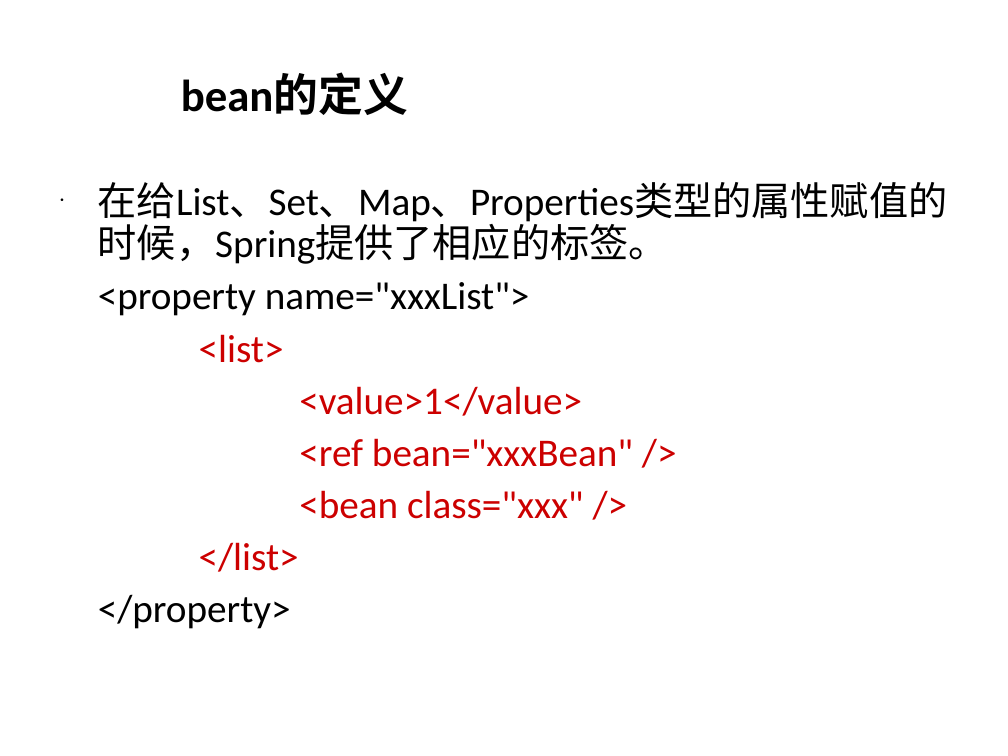
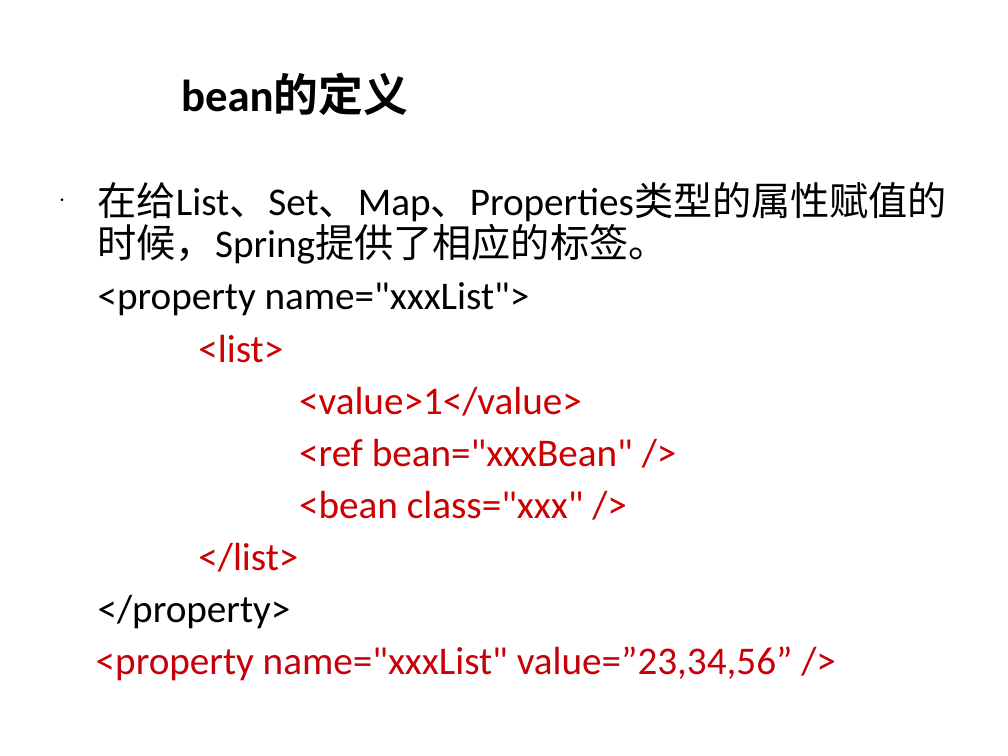
Before and after one commit to burstinair/clouddrive, a slide deck: slide 15 of Spring 学习分享.ppt (slide 19 before the commit). Drawn at 1008x756 pixels with LibreOffice and Linux fonts; fonts in the diff are those of the drawing; background and template pictures are left out. Boxes give left, top, right and bottom in pixels: in the first picture for what was removed or moved away, otherwise in the second. Text is boxed around its words. In the diff, an @@ line names an element or a change of style, - is before the commit and + after.

```diff
--- a/Spring 学习分享.ppt
+++ b/Spring 学习分享.ppt
@@ text at [96,646,793,681]: paragraph added @@
+<property name="xxxList" value=”23,34,56” />
```
Also in this commit, not shown: 52 other slides changed, 1 slide added, 4 slides removed.
